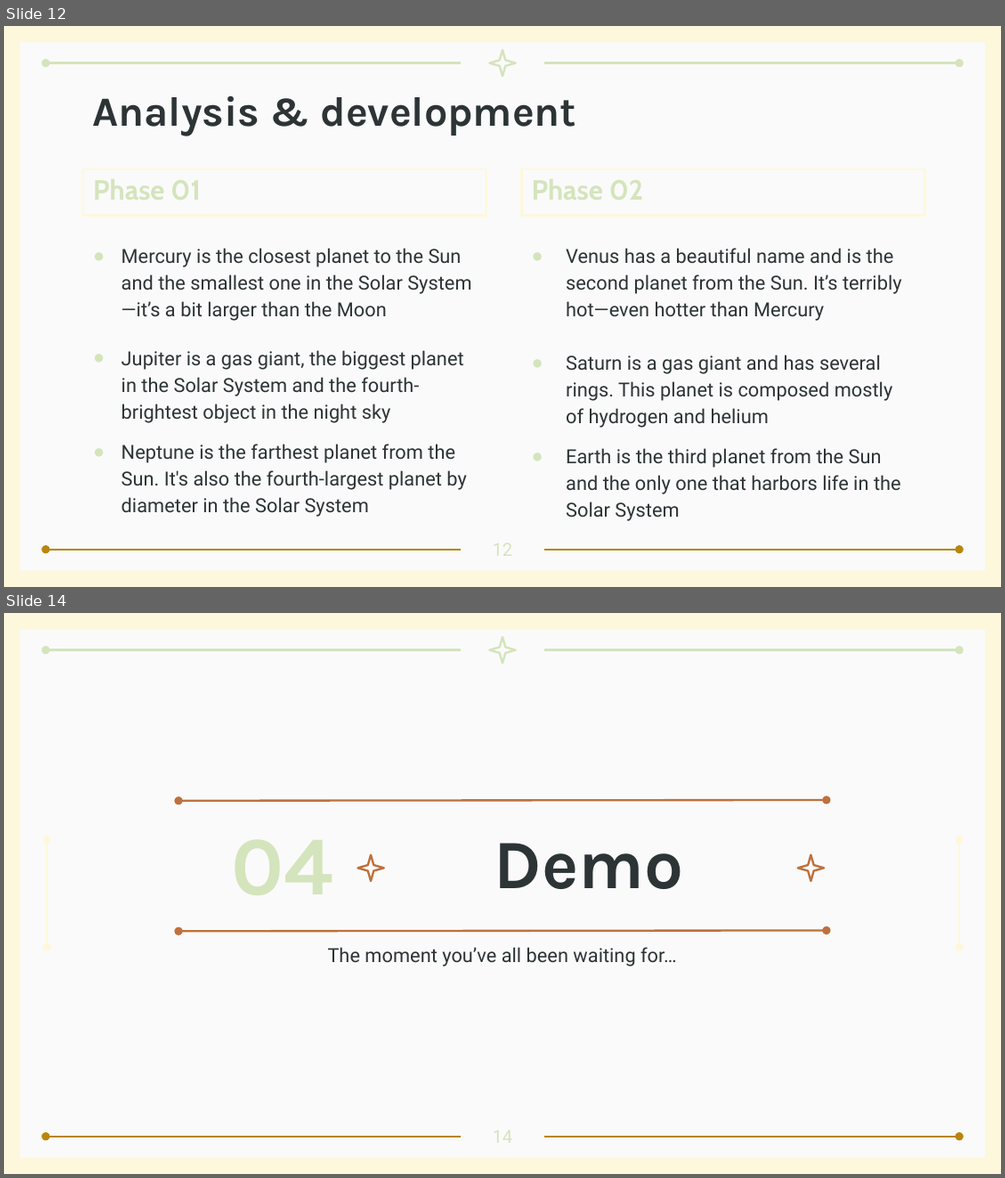
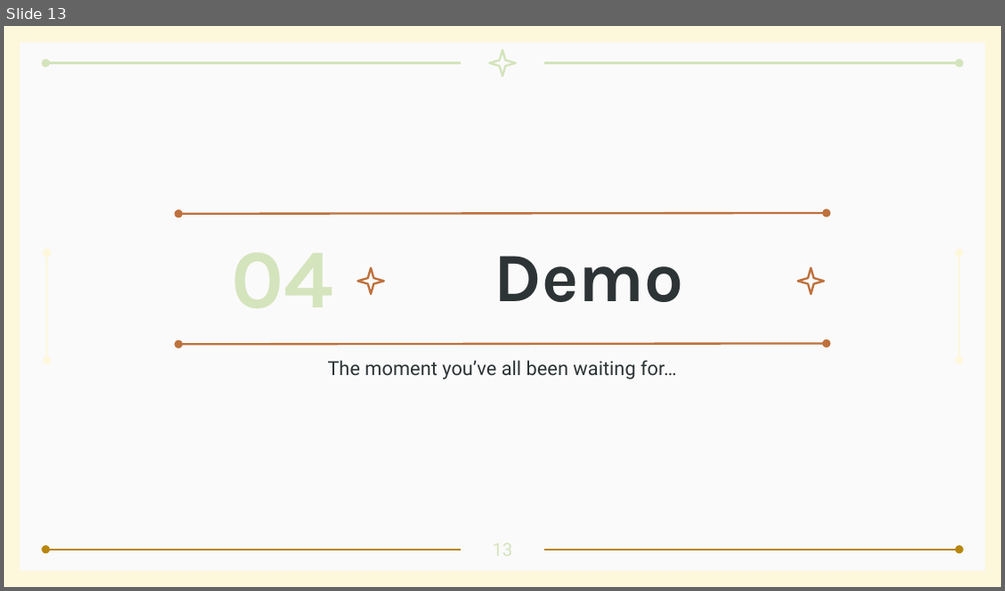
Before and after one commit to antoninast/deckster, a slide deck: resources/Project Presentation.pptx. Shown one above the other, each under a label of ours: slides 12 and 14 before the commit, slide 13 after it; the slides between them are not shown. The pictures are 1005x1178 and 1005x591 pixels, drawn with LibreOffice and Linux fonts; fonts in the diff are those of the drawing. Boxes give left, top, right and bottom in pixels: in the first picture for what was removed or moved away, otherwise in the second. Text is boxed around its words. In the diff, an @@ line names an element or a change of style, - is before the commit and + after.

```diff
--- a/resources/Project Presentation.pptx
+++ b/resources/Project Presentation.pptx
@@ slide 12 removed at box(4, 26, 1001, 587), background #FDF8DC; not listed: 6 template elements that a slide beside it also shows @@
@@ title removed at box(92, 96, 577, 135) @@
-Analysis & development
@@ subtitle removed at box(82, 169, 485, 216) @@
@@ subtitle removed at box(521, 169, 924, 216) @@
@@ subtitle removed at box(121, 248, 471, 516) @@
-● Mercury is the closest planet to the Sun and the smallest one in the Solar System—it’s a bit larger than the Moon
-● Jupiter is a gas giant, the biggest planet in the Solar System and the fourth-brightest object in the night sky
-● Neptune is the farthest planet from the Sun. It's also the fourth-largest planet by diameter in the Solar System
@@ subtitle removed at box(566, 248, 902, 521) @@
-● Venus has a beautiful name and is the second planet from the Sun. It’s terribly hot—even hotter than Mercury
-● Saturn is a gas giant and has several rings. This planet is composed mostly of hydrogen and helium
-● Earth is the third planet from the Sun and the only one that harbors life in the Solar System
@@ what was slide 14 is now slide 13 @@
```
Also in this commit, not shown: 6 slides changed, 6 slides added, 18 other slides removed, 1 other file.
